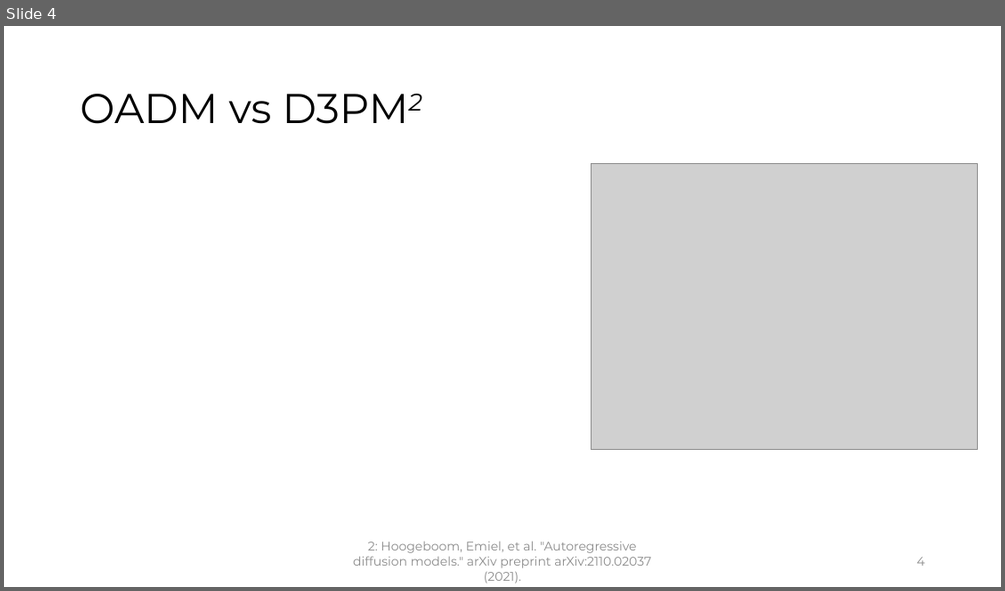
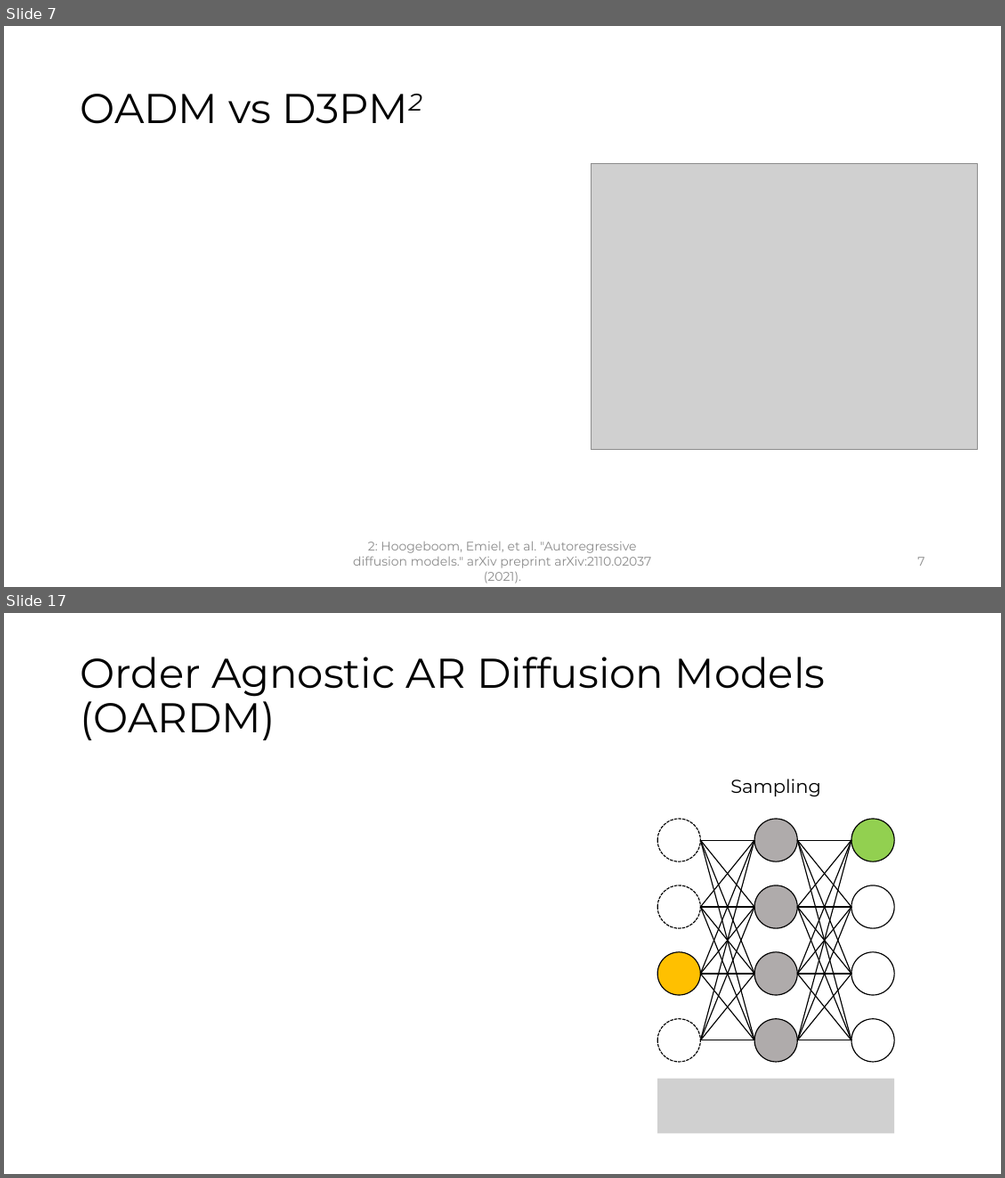
Before and after one commit to gadmiraal/Generative-AI-for-bio-molecule-design-notes, a slide deck: Master Thesis/Weekly updates/Weekly_Update_24.pptx. Shown one above the other, each under a label of ours: slide 4 before the commit, slides 7 and 17 after it; the slides between them are not shown. The pictures are 1005x591 and 1005x1178 pixels, drawn with LibreOffice and Linux fonts; fonts in the diff are those of the drawing; grey boxes stand for pictures. Boxes give left, top, right and bottom in pixels: in the first picture for what was removed or moved away, otherwise in the second. Text is boxed around its words. In the diff, an @@ line names an element or a change of style, - is before the commit and + after.

```diff
--- a/Master Thesis/Weekly updates/Weekly_Update_24.pptx
+++ b/Master Thesis/Weekly updates/Weekly_Update_24.pptx
@@ slide 17 added at (4, 613, 1001, 1174), background #FFFFFF @@
@@ title added at (80, 657, 825, 740), 40 pt, text #000000 @@
+Order Agnostic AR Diffusion Models (OARDM)
@@ text added at (730, 779, 821, 796), 18 pt, text #000000 @@
+Sampling
@@ group added at (657, 819, 895, 1134): 32 lines, 12 ellipses, 1 picture @@
@@ what was slide 4 is now slide 7 @@
@@ page number at (917, 556, 924, 565): text changed @@
-4
+7
```
Also in this commit, not shown: 4 slides changed, 16 other slides added, 2 slides removed, 1 other file.
